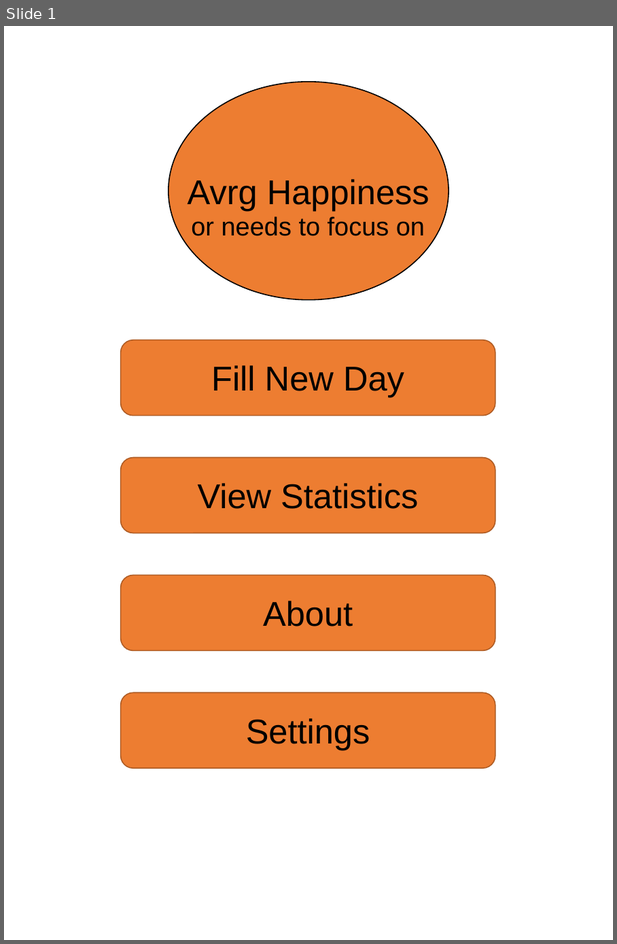
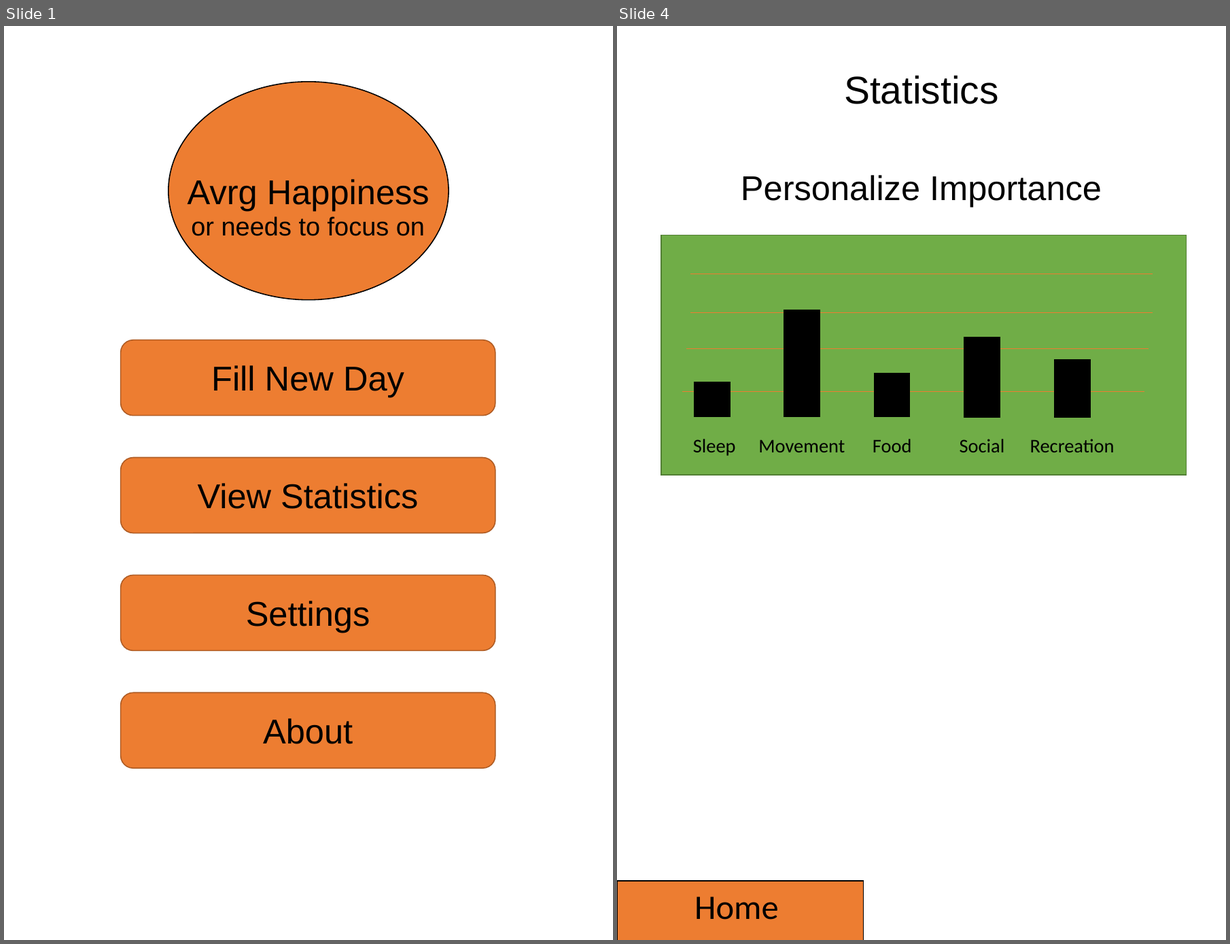
Before and after one commit to RunarReve/MoodTrackingApp, a slide deck: Documents/UI.pptx. Shown side by side, each under a label of ours: slide 1 before the commit, slides 1 and 4 after it; the slides between them are not shown. The pictures are 617x944 and 1230x944 pixels, drawn with LibreOffice and Linux fonts; fonts in the diff are those of the drawing. Boxes give left, top, right and bottom in pixels: in the first picture for what was removed or moved away, otherwise in the second. Text is boxed around its words. In the diff, an @@ line names an element or a change of style, - is before the commit and + after.

Commit message:
Setting up main page for application

```diff
--- a/Documents/UI.pptx
+++ b/Documents/UI.pptx
@@ slide 4 added at <box>617,26,1226,940</box>, background #FFFFFF @@
@@ title added at <box>844,75,998,104</box>, 36 pt, text #000000 @@
+Statistics
@@ text added at <box>741,175,1102,206</box>, 32 pt, text #000000 @@
+Personalize Importance
@@ rectangle added at <box>661,235,1187,475</box>, fill #70AD47, outline #538035 1 pt @@
@@ line added from (690, 274) to (1153, 274), #ED7D31 0.5 pt @@
@@ rectangle added at <box>784,310,820,417</box>, fill #000000, outline #000000 1 pt @@
@@ line added from (690, 312) to (1153, 312), #ED7D31 0.5 pt @@
@@ line added from (686, 349) to (1149, 349), #ED7D31 0.5 pt @@
@@ rectangle added at <box>964,337,1001,418</box>, fill #000000, outline #000000 1 pt @@
@@ rectangle added at <box>1055,360,1091,418</box>, fill #000000, outline #000000 1 pt @@
@@ line added from (683, 391) to (1145, 391), #ED7D31 0.5 pt @@
@@ rectangle added at <box>695,382,730,417</box>, fill #000000, outline #000000 1 pt @@
@@ rectangle added at <box>875,373,910,417</box>, fill #000000, outline #000000 1 pt @@
@@ text added at <box>693,439,736,456</box>, 18 pt, text #000000 @@
+Sleep
@@ text added at <box>758,439,845,452</box>, 18 pt, text #000000 @@
+Movement
@@ text added at <box>873,439,912,452</box>, 18 pt, text #000000 @@
+Food
@@ text added at <box>960,439,1005,452</box>, 18 pt, text #000000 @@
+Social
@@ text added at <box>1030,439,1115,452</box>, 18 pt, text #000000 @@
+Recreation
@@ rectangle added at <box>617,881,863,940</box>, fill #ED7D31, outline #000000 1 pt @@
@@ text added at <box>695,896,779,920</box>, 32 pt, text #000000 @@
+Home
@@ slide 1 changed as well @@
@@ text "Settings": place and size @@
-text "Settings" at <box>246,718,371,750</box>
+text "Settings" at <box>246,601,371,633</box>
@@ text "About": place and size @@
-text "About" at <box>263,601,353,626</box>
+text "About" at <box>263,718,353,744</box>
```
Also in this commit, not shown: 1 other slide changed, 3 other slides added, 3 slides removed, 2 other files.
